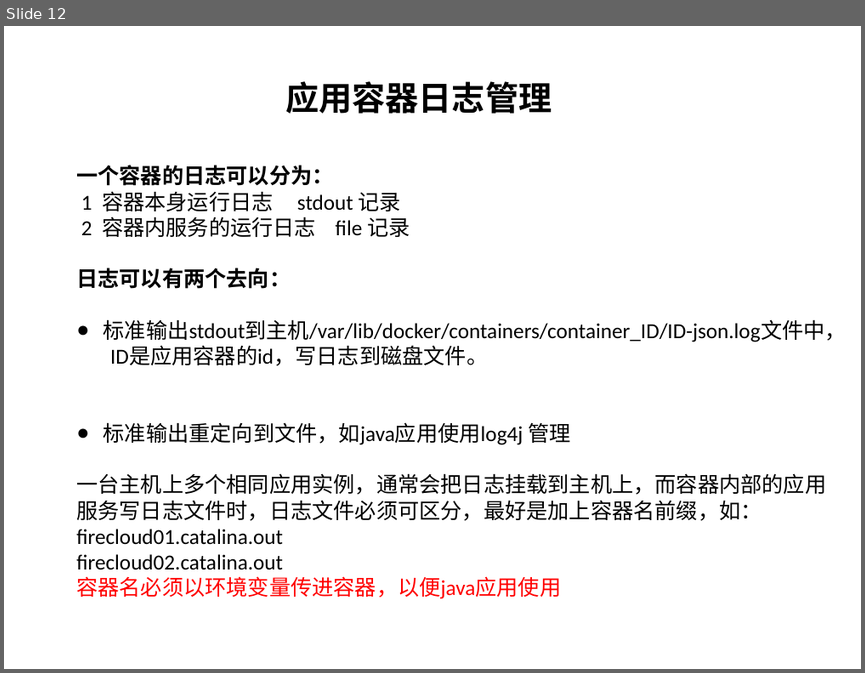
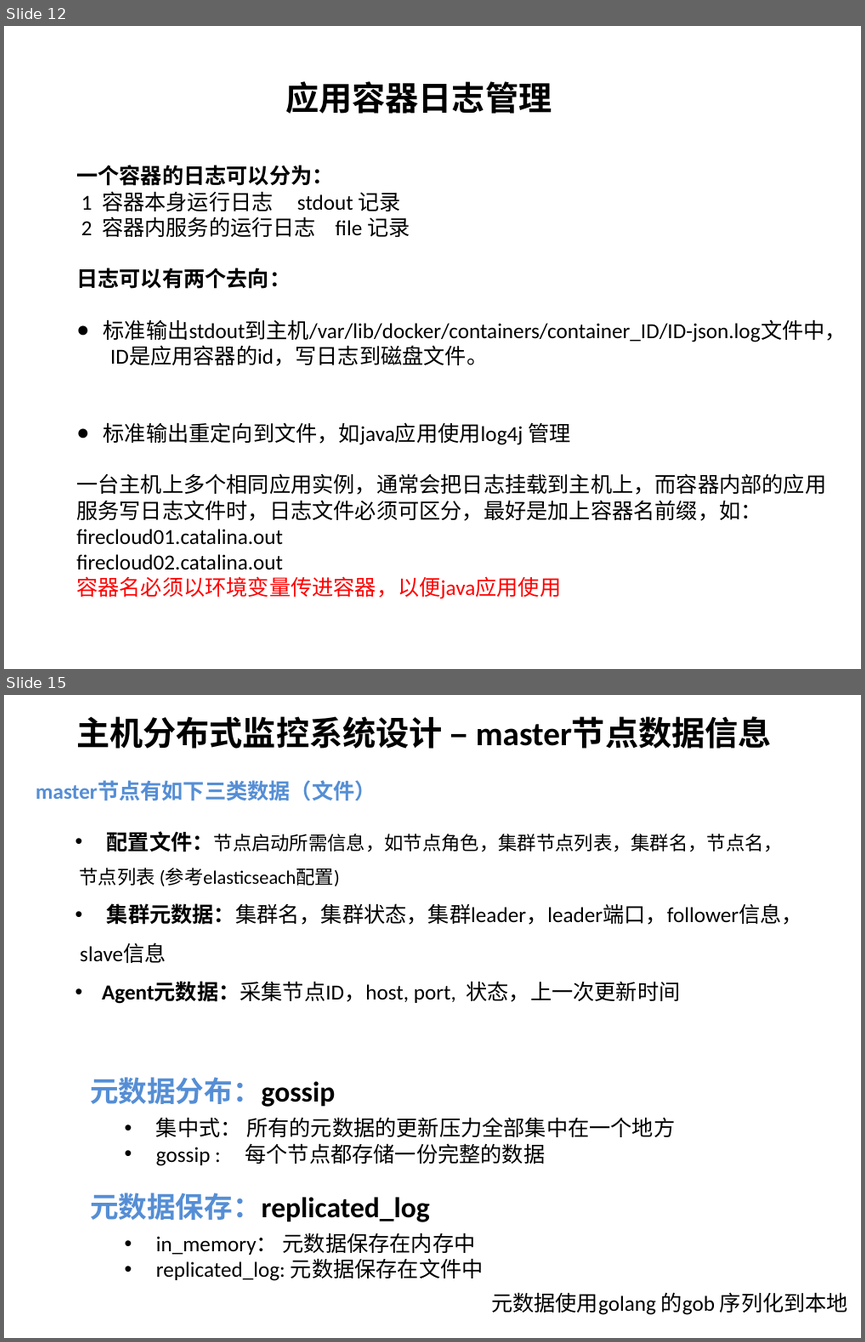
Before and after one commit to wsyx123/firecloud-server, a slide deck: description/firecloud-architecture.pptx. Shown one above the other, each under a label of ours: slide 12 before the commit, slides 12 and 15 after it; the slides between them are not shown. The pictures are 865x673 and 865x1342 pixels, drawn with LibreOffice and Linux fonts; fonts in the diff are those of the drawing. Boxes give left, top, right and bottom in pixels: in the first picture for what was removed or moved away, otherwise in the second. Text is boxed around its words. In the diff, an @@ line names an element or a change of style, - is before the commit and + after.

```diff
--- a/description/firecloud-architecture.pptx
+++ b/description/firecloud-architecture.pptx
@@ slide 15 added at [4,695,861,1338], background #FFFFFF @@
@@ text added at [76,716,772,749], 28 pt, text #000000, bold @@
+主机分布式监控系统设计 – master节点数据信息
@@ text added at [35,781,375,801], 18 pt, text #558ED5, bold @@
+master节点有如下三类数据（文件）
@@ text added at [80,831,803,1004], 18 pt, text #000000 @@
+• 配置文件：节点启动所需信息，如节点角色，集群节点列表，集群名，节点名，
+节点列表 (参考elasticseach配置)
+• 集群元数据：集群名，集群状态，集群leader，leader端口，follower信息，
+slave信息
+• Agent元数据：采集节点ID，host, port, 状态，上一次更新时间
@@ text added at [90,1077,335,1106], 24 pt, text #558ED5, bold @@
+元数据分布：gossip
@@ text added at [156,1117,675,1166], 18 pt, text #000000 @@
+• 集中式： 所有的元数据的更新压力全部集中在一个地方
+• gossip : 每个节点都存储一份完整的数据
@@ text added at [90,1192,430,1222], 24 pt, text #000000, bold @@
+元数据保存：replicated_log
@@ text added at [156,1232,483,1281], 18 pt, text #000000 @@
+• in_memory： 元数据保存在内存中
+• replicated_log: 元数据保存在文件中
@@ text added at [491,1292,848,1315], 18 pt, text #000000 @@
+元数据使用golang 的gob 序列化到本地
```
Also in this commit, not shown: 22 other slides added, 25 other files.
